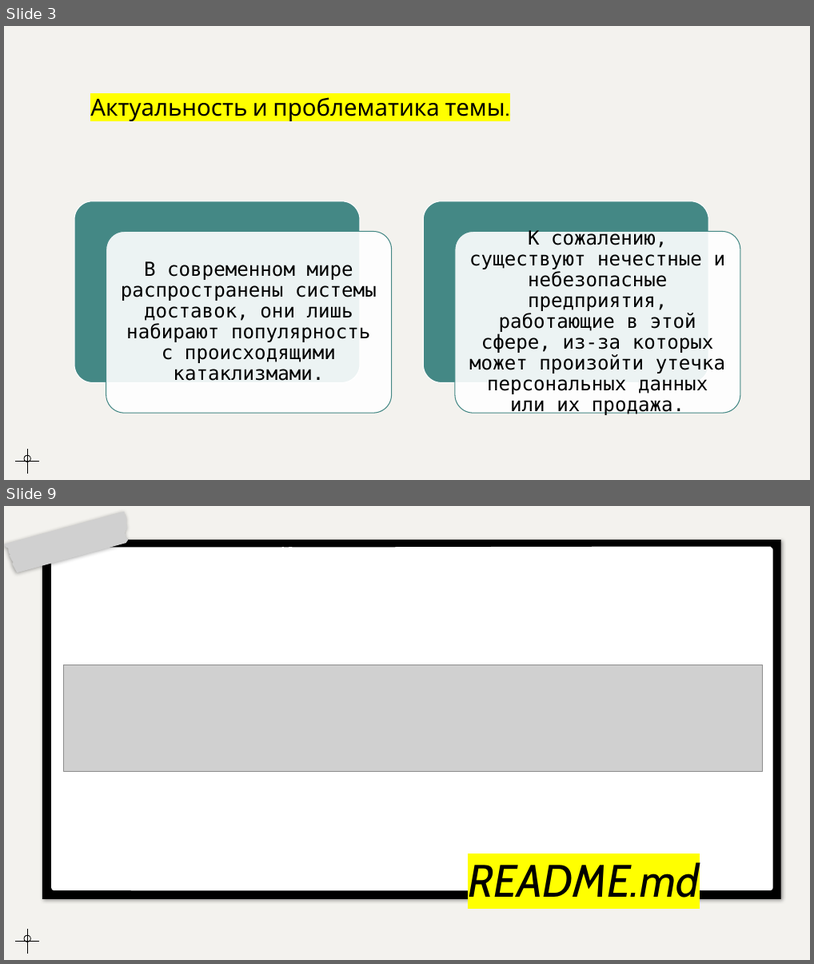
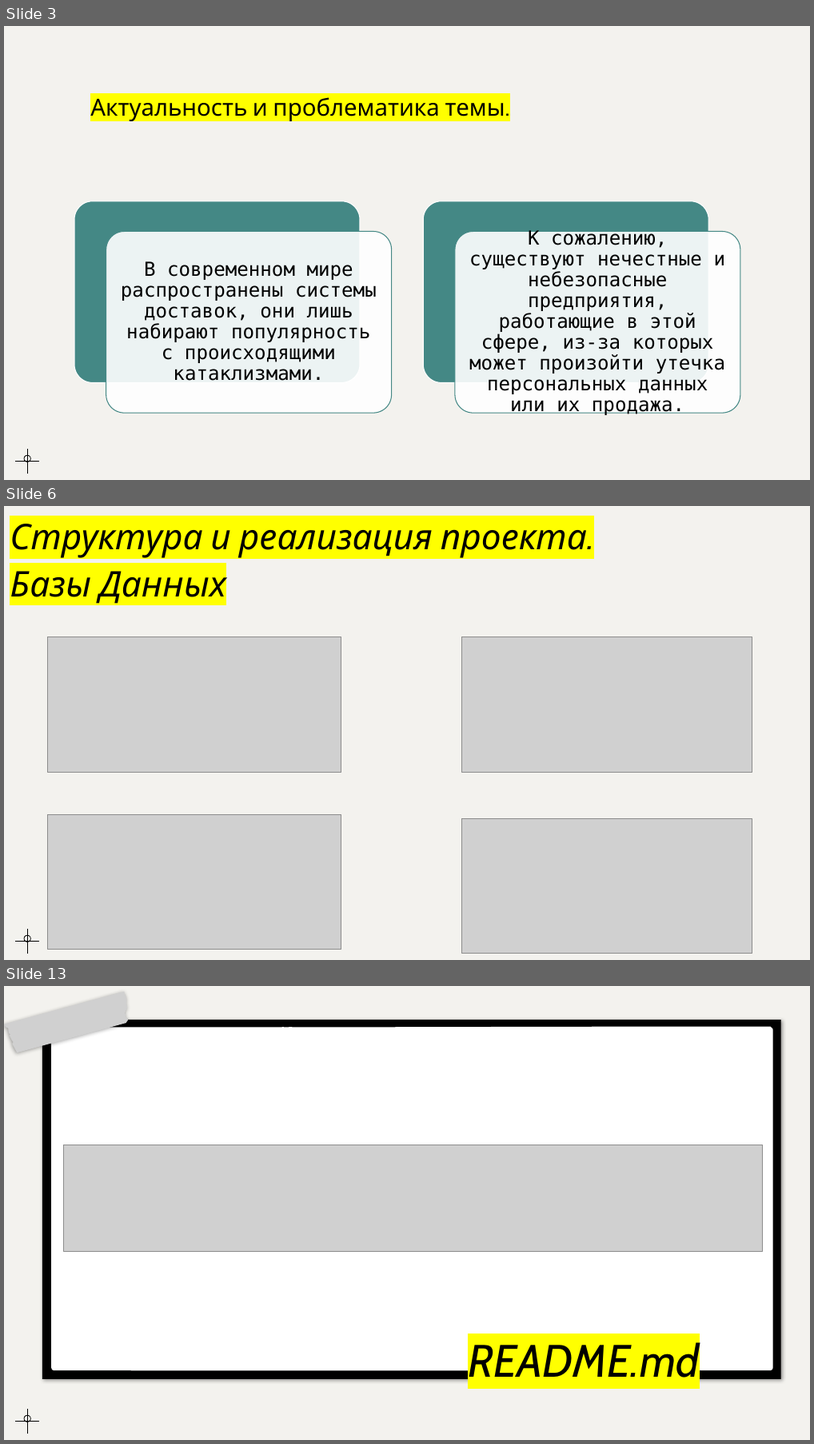
Before and after one commit to serzhana300/telegram_bot_yandex, a slide deck: documentation/Презентация 4.pptx. Shown one above the other, each under a label of ours: slides 3 and 9 before the commit, slides 3, 6 and 13 after it; the slides between them are not shown. The pictures are 814x964 and 814x1444 pixels, drawn with LibreOffice and Linux fonts; fonts in the diff are those of the drawing; grey boxes stand for pictures. Boxes give left, top, right and bottom in pixels: in the first picture for what was removed or moved away, otherwise in the second. Text is boxed around its words. In the diff, an @@ line names an element or a change of style, - is before the commit and + after.

```diff
--- a/documentation/Презентация 4.pptx
+++ b/documentation/Презентация 4.pptx
@@ slide 6 added at [4,506,810,960], background #F3F2EE @@
@@ title added at [10,524,587,604], 42 pt, text #000000, italic @@
+Структура и реализация проекта.
+Базы Данных
@@ picture added at [47,637,342,772] @@
@@ picture added at [462,637,752,772] @@
@@ picture added at [47,814,342,949] @@
@@ picture added at [462,819,752,953] @@
@@ ellipse added at [24,935,30,941], outline #000000 0.75 pt @@
@@ line added from (27, 953) to (27, 929), #000000 0.75 pt @@
@@ line added from (15, 941) to (39, 941), #000000 0.75 pt @@
@@ what was slide 9 is now slide 13 @@
```
Also in this commit, not shown: 8 slides changed, 4 other slides added, 2 other files.
